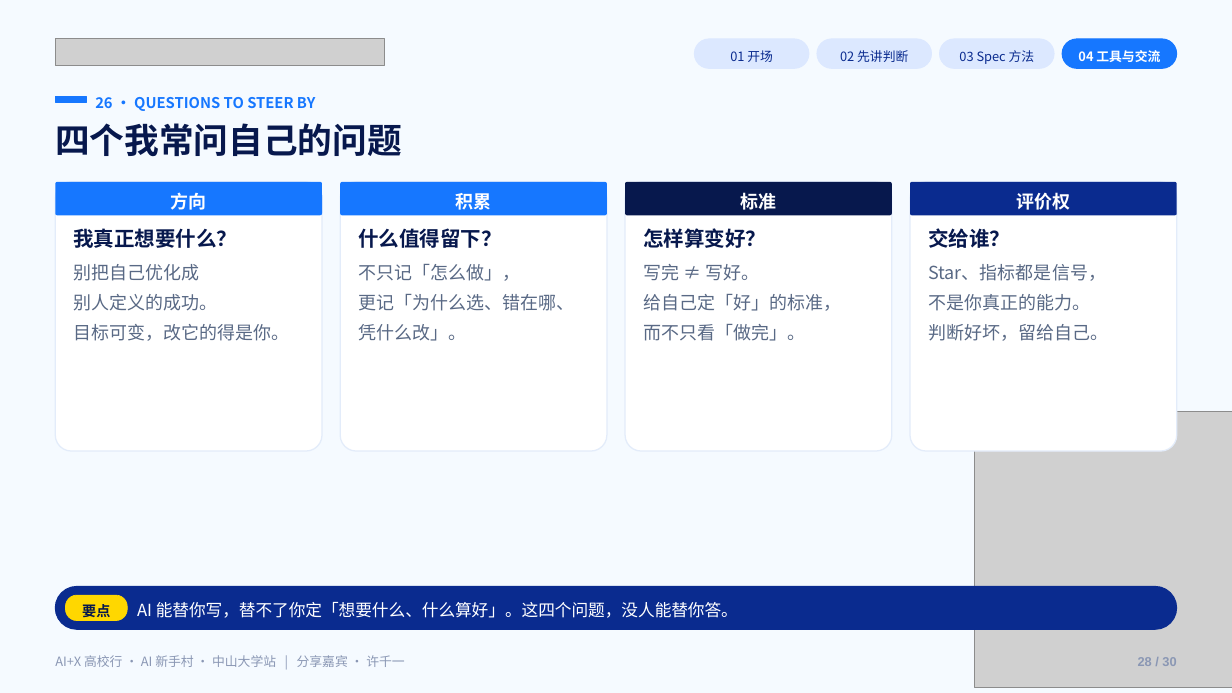
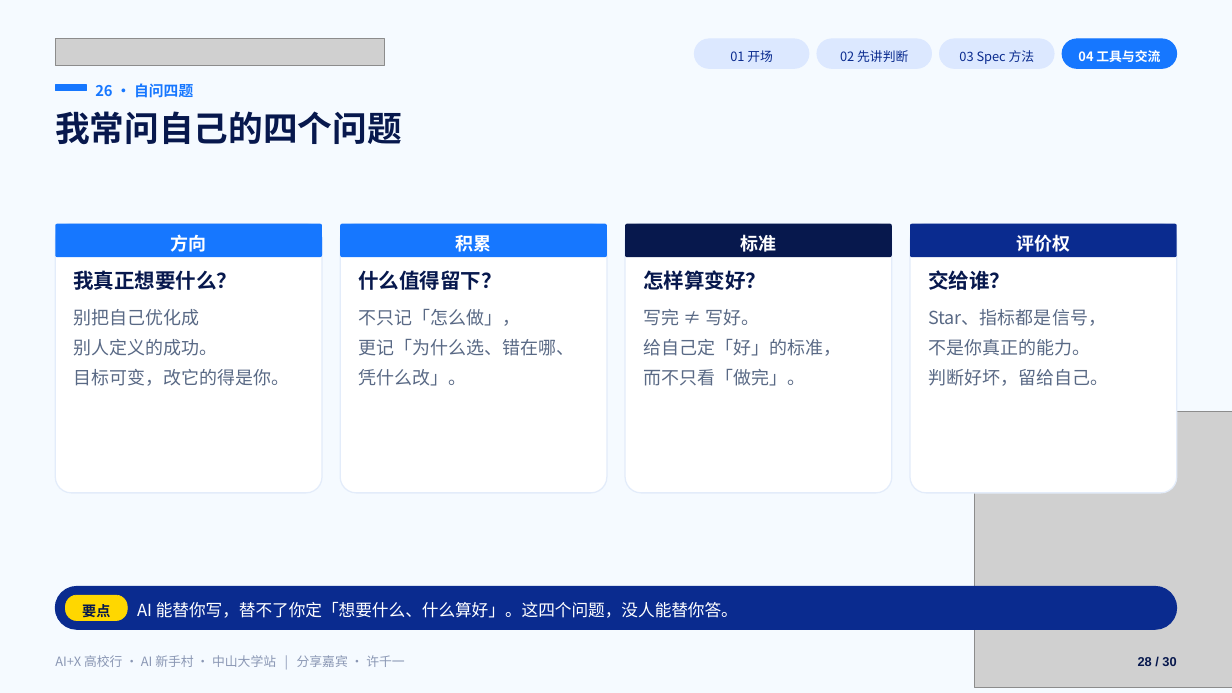
Before and after one commit to Frocir/aix-talk, a slide deck: slide 28 of aix-talk-26pages.pptx. Drawn at 1232x693 pixels with LibreOffice and Linux fonts; fonts in the diff are those of the drawing; grey boxes stand for pictures. Boxes give left, top, right and bottom in pixels: in the first picture for what was removed or moved away, otherwise in the second. Text is boxed around its words. In the diff, an @@ line names an element or a change of style, - is before the commit and + after.

```diff
--- a/aix-talk-26pages.pptx
+++ b/aix-talk-26pages.pptx
@@ rectangle: place and size @@
-rectangle at [55, 97, 87, 103]
+rectangle at [55, 85, 87, 91]
@@ text at [95, 83, 193, 97]: text changed @@
-26 · QUESTIONS TO STEER BY
+26 · 自问四题
@@ text at [55, 111, 401, 144]: text changed @@
-四个我常问自己的问题
+我常问自己的四个问题
@@ 8 texts, 8 rounded rectangles: place and size @@
-8 texts, 8 rounded rectangles at [55, 182, 1177, 451]
+8 texts, 8 rounded rectangles at [55, 224, 1177, 493]
@@ text "别把自己优化成": place and size @@
-text "别把自己优化成" at [73, 264, 289, 341]
+text "别把自己优化成" at [73, 309, 289, 386]
@@ text "不只记「怎么做」，": place and size @@
-text "不只记「怎么做」，" at [358, 264, 574, 341]
+text "不只记「怎么做」，" at [358, 309, 574, 386]
@@ text "写完 ≠ 写好。": place and size @@
-text "写完 ≠ 写好。" at [643, 264, 841, 341]
+text "写完 ≠ 写好。" at [643, 309, 841, 386]
@@ text "Star、指标都是信号，": place and size @@
-text "Star、指标都是信号，" at [928, 264, 1108, 341]
+text "Star、指标都是信号，" at [928, 309, 1108, 386]
@@ text "28 / 30" at [1138, 657, 1176, 666]: text colour #8A97B4 to #07184D @@
```
Also in this commit, not shown: 28 other slides changed, 31 other files.
